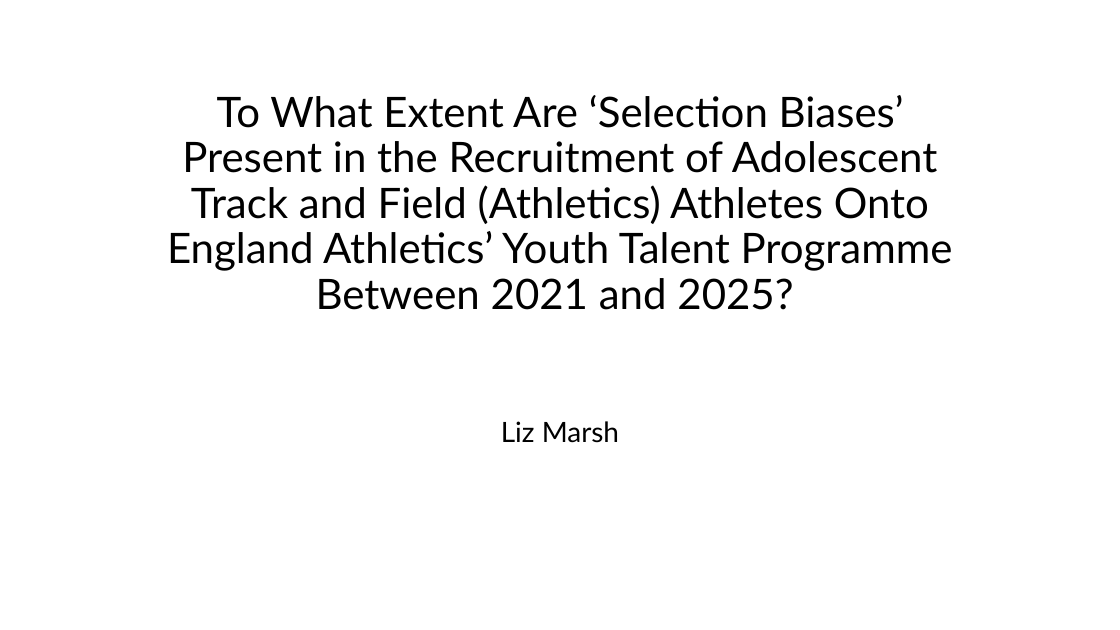
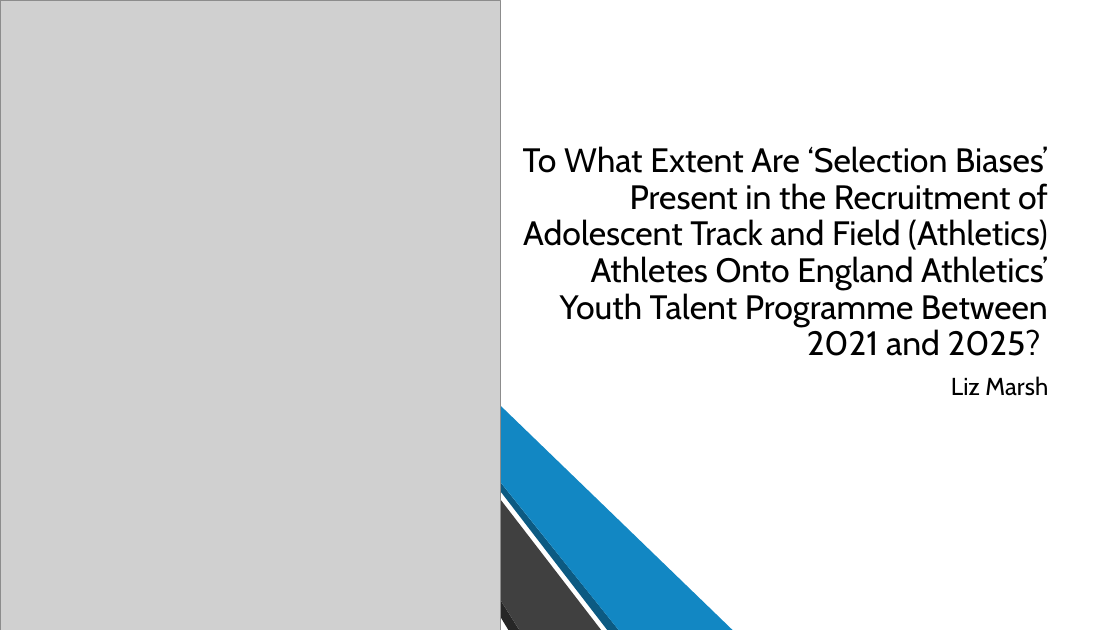
Before and after one commit to LizMarsh900/MTHM504, a slide deck: slide 1 of midpoint_slides.pptx. Drawn at 1120x630 pixels with LibreOffice and Linux fonts; fonts in the diff are those of the drawing; grey boxes stand for pictures; background and template pictures are left out. Boxes give left, top, right and bottom in pixels: in the first picture for what was removed or moved away, otherwise in the second. Text is boxed around its words. In the diff, an @@ line names an element or a change of style, - is before the commit and + after.

```diff
--- a/midpoint_slides.pptx
+++ b/midpoint_slides.pptx
@@ rectangle added at [0,0,1120,630], fill #FFFFFF @@
@@ picture added at [0,0,501,630] @@
@@ title "To What Extent Are ‘Selection ...": place and size @@
-title "To What Extent Are ‘Selection ..." at [167,95,953,310]
+title "To What Extent Are ‘Selection ..." at [523,146,1048,356]
@@ title "To What Extent Are ‘Selection ..." at [523,146,1048,356]: size 36 to 29 pt, font Lato to Cabin; alignment centre to right @@
@@ group added at [50,0,512,630]: 6 freeform shapes @@
@@ group added at [272,0,734,630]: 6 freeform shapes @@
@@ subtitle "Liz Marsh": place and size @@
-subtitle "Liz Marsh" at [501,421,619,443]
+subtitle "Liz Marsh" at [951,376,1048,396]
@@ subtitle "Liz Marsh" at [951,376,1048,396]: size 24 to 21 pt, font Lato to Cabin; alignment centre to right; line spacing 0.9 to 1 @@
```
Also in this commit, not shown: 2 other slides changed, 2 slides added, 1 slide removed.
